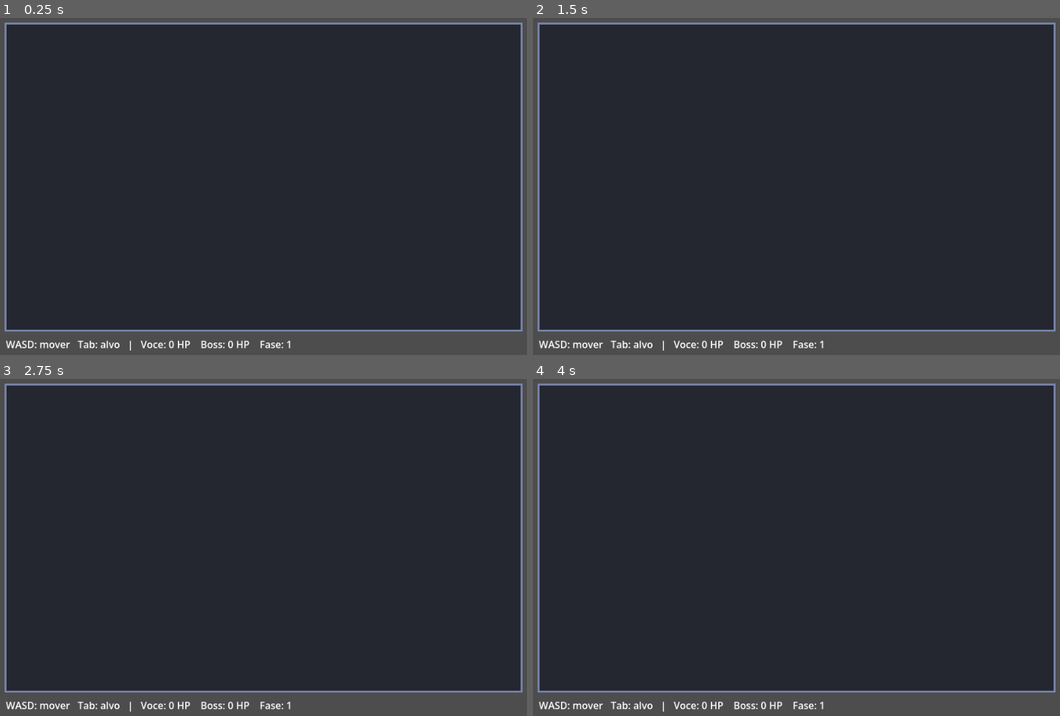
Above: before the commit, frames 1-4 (two rows, left to right).
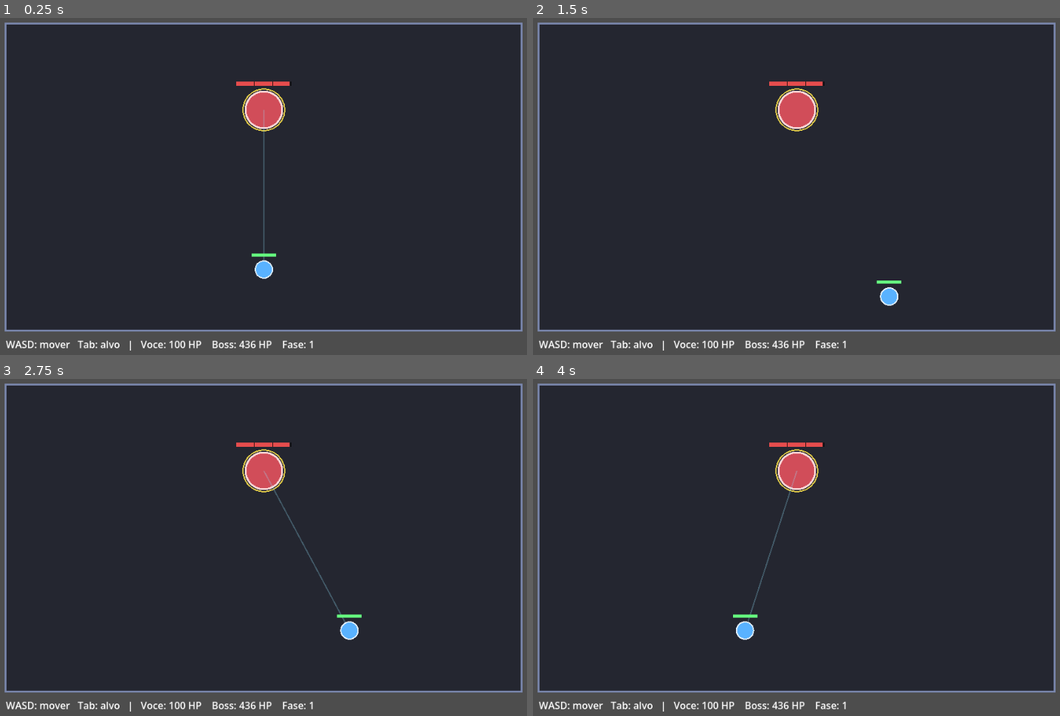
Above: after the commit, the same moments.

Repository: fcbicalho-cloud/Impossiblebosses
Game: Godot game, scene res://Main.tscn
Same seed, same stepped clock (60 frames per second), same inputs: the game is played once before the commit and once after it.
Inputs:
- Up to frame 1 (0.25 s): no input
- Up to frame 2 (1.5 s): tap Enter at 0.5 s; hold D 0.53-1.28 s; tap R at 0.6 s; hold S from 1.28 s (still down); tap Tab at 1.35 s
- Up to frame 3 (2.75 s): tap Space at 2 s; release S at 2.03 s; hold D from 2.03 s (still down); tap R at 2.1 s
- Up to frame 4 (4 s): release D at 2.78 s; hold W 2.78-3.53 s; tap Tab at 2.85 s; hold A from 3.53 s (still down); tap R at 3.6 s

The runs differ from the first frame. In frame 1, 1.6% of the frame differs, in the area x 32-60%, y 18-99%; in frame 2, 1.5%; in frame 3, 1.6%, in the area x 32-69%, y 18-99%; in frame 4, 1.6%.
Error before the commit: Parse Error: Cannot infer the type of "x" variable because the value doesn't have a set type. (res://scripts/boss.gd:169)

Commit message:
fix: erro de parse no boss.gd (tipo de 't'/'x' no loop de marcadores de fase)
O array [0.33, 0.66] nao e tipado, entao 't' era Variant e o ':=' nao
inferia o tipo. Tipa 't: float' no for e 'x: float' na atribuicao.

Co-Authored-By: Claude Opus 4.8 <noreply@anthropic.com>
Claude-Session: https://claude.ai/code/session_01AGq6QZNWbbKFDuXbKAjmXP

Diff:
--- a/scripts/boss.gd
+++ b/scripts/boss.gd
@@ -165,6 +165,6 @@
 	draw_rect(Rect2(off, Vector2(w, h)), Color(0, 0, 0, 0.6), true)
 	draw_rect(Rect2(off, Vector2(w * (hp / MAX_HP), h)), Color(0.9, 0.3, 0.3), true)
 	# Marcadores das viradas de fase (66% e 33%).
-	for t in [0.33, 0.66]:
-		var x := off.x + w * t
+	for t: float in [0.33, 0.66]:
+		var x: float = off.x + w * t
 		draw_line(Vector2(x, off.y), Vector2(x, off.y + h), Color(0, 0, 0, 0.8), 1.0)
